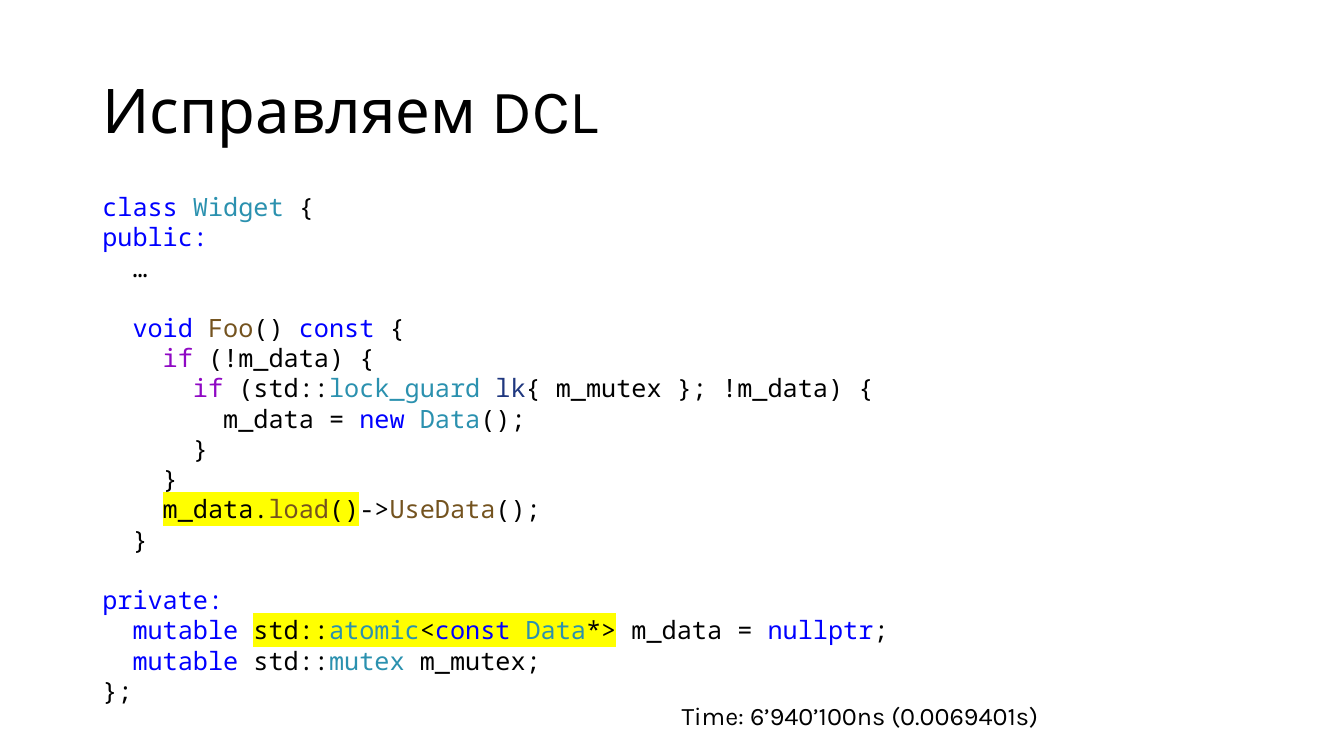
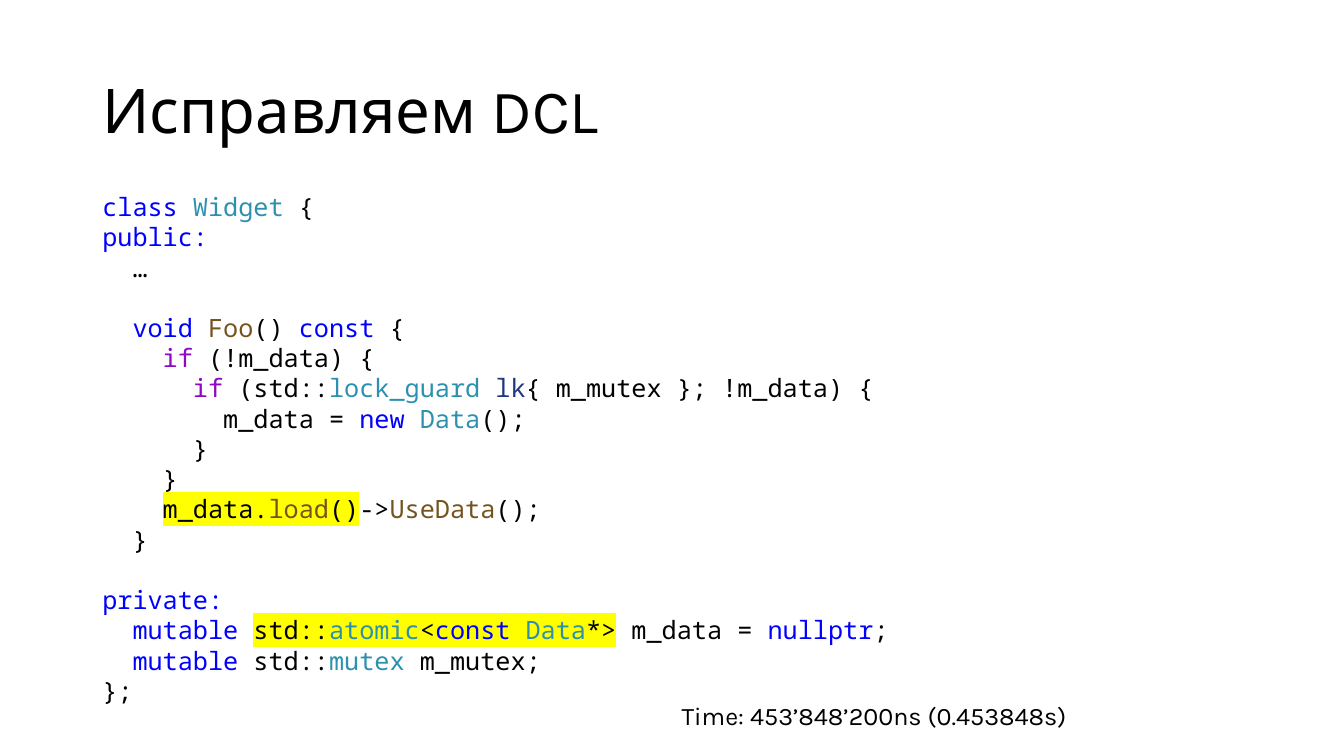
Before and after one commit to alexey-malov/pc, a slide deck: slide 29 of lectures/08/Модель памяти и атомарные операции.pptx (slide 30 before the commit). Drawn at 1344x756 pixels with LibreOffice and Linux fonts; fonts in the diff are those of the drawing. Boxes give left, top, right and bottom in pixels: in the first picture for what was removed or moved away, otherwise in the second. Text is boxed around its words. In the diff, an @@ line names an element or a change of style, - is before the commit and + after.

```diff
--- a/lectures/08/Модель памяти и атомарные операции.pptx
+++ b/lectures/08/Модель памяти и атомарные операции.pptx
@@ text at bbox=[682, 707, 1067, 728]: text changed @@
-Time: 6’940’100ns (0.0069401s)
+Time: 453’848’200ns (0.453848s)
```
Also in this commit, not shown: 13 other slides changed, 1 slide added, 3 slides removed, 1 other file.
